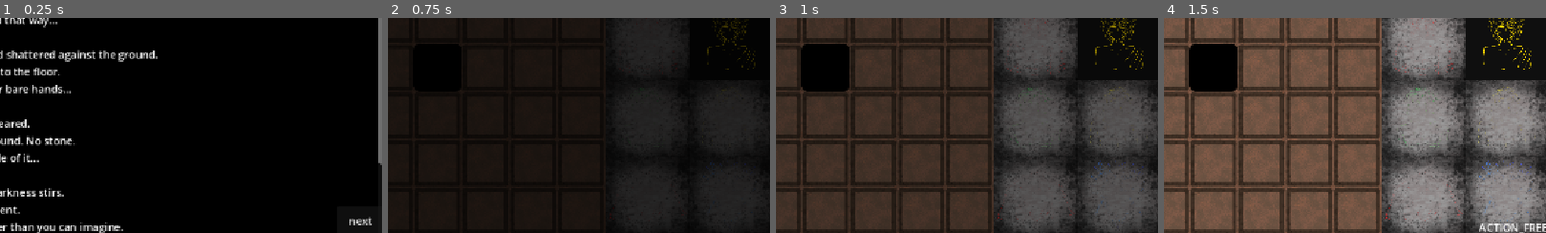
Above: before the commit, frames 1-4 (left to right).
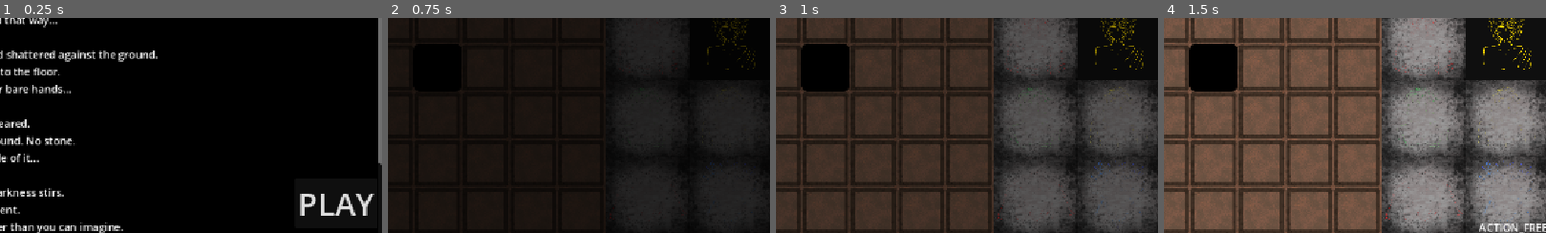
Above: after the commit, the same moments.

Repository: Wallted/ldjam-60
Game: Godot game, scene res://main.tscn
Two runs of this game, one before a commit and one after it. Both use one fixed random seed, a clock stepped at 60 frames per second and the inputs below. The engine's default icon, where the game draws it, is replaced by a stand-in: a white triangle on a blue panel in a dark square.
Inputs (mouse positions are % of the whole screen's width and height, from its top left):
- Up to frame 1 (0.25 s): no input
- Up to frame 2 (0.75 s): click "next" (after the commit: "PLAY") at 0.5 s
- Up to frame 3 (1 s): no input
- Up to frame 4 (1.5 s): move the mouse to (72, 45) at 1.27 s; hold W from 1.28 s (still down); tap R (rotate) at 1.35 s; click (72, 45) at 1.42 s
The pictures show only the part of the screen within x 50-100%, y 50-100%; the shares and areas given below are measured in that part.

The runs differ from the first frame. In frame 1, 1.1% of the frame differs, in the area x 78-98%, y 81-97%; in frame 2, nothing differs; in frame 3, nothing differs; in frame 4, nothing differs.

Commit message:
ui imrpov
Signed-off-by: Grzegorz Choinski <grzegorzchoinski97@gmail.com>

Diff:
--- a/main.tscn
+++ b/main.tscn
@@ -165,7 +165,10 @@
 offset_top = -43.0
 grow_horizontal = 0
 grow_vertical = 0
-text = "next"
+offset_transform_enabled = true
+offset_transform_position = Vector2(-10, -10)
+theme_override_font_sizes/font_size = 48
+text = "PLAY"
 
 [node name="SkipButton" type="Button" parent="CanvasLayer" unique_id=966491088]
 visible = false
